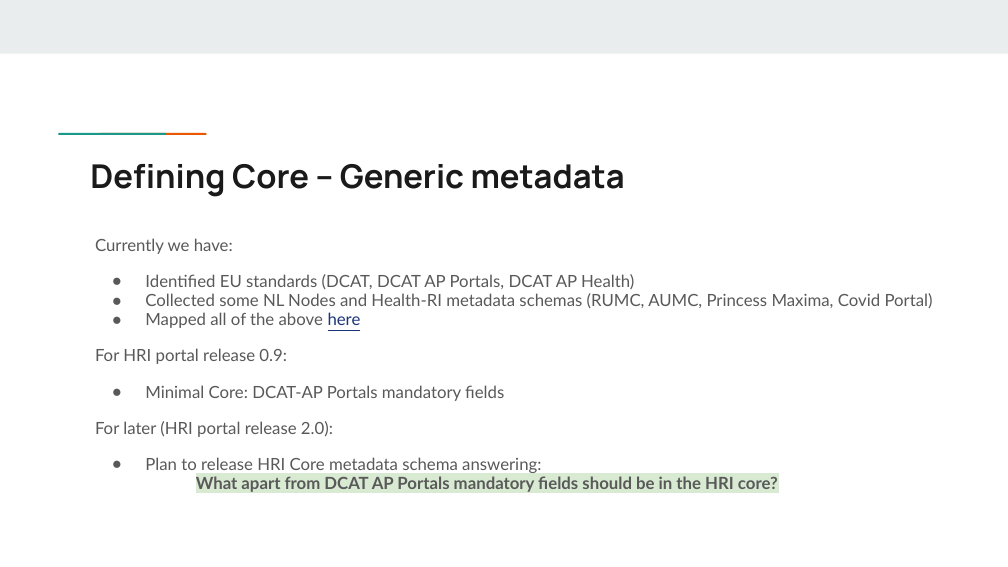
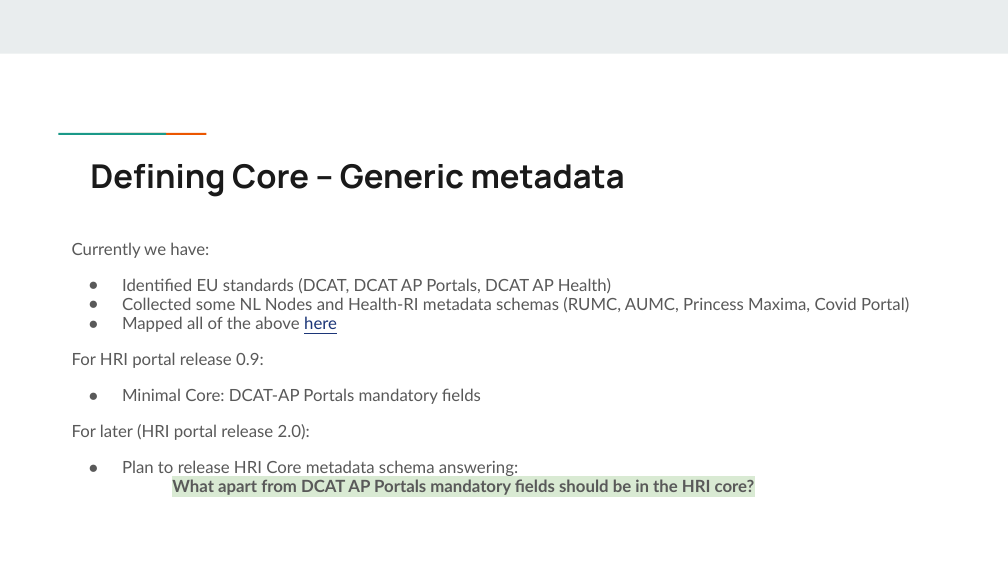
Before and after one commit to Health-RI/health-ri-metadata, a slide deck: slide 8 of Presentations/[DRAFT]HRI_Metadata_Schema_ImagingGroup_KickOff.pptx (slide 11 before the commit). Drawn at 1008x567 pixels with LibreOffice and Linux fonts; fonts in the diff are those of the drawing. Boxes give left, top, right and bottom in pixels: in the first picture for what was removed or moved away, otherwise in the second. Text is boxed around its words. In the diff, an @@ line names an element or a change of style, - is before the commit and + after.

```diff
--- a/Presentations/[DRAFT]HRI_Metadata_Schema_ImagingGroup_KickOff.pptx
+++ b/Presentations/[DRAFT]HRI_Metadata_Schema_ImagingGroup_KickOff.pptx
@@ text "Currently we have:": place and size @@
-text "Currently we have:" at [95, 238, 933, 492]
+text "Currently we have:" at [72, 242, 909, 495]
```
Also in this commit, not shown: 20 other slides changed, 4 slides added, 4 slides removed, 1 other file.
